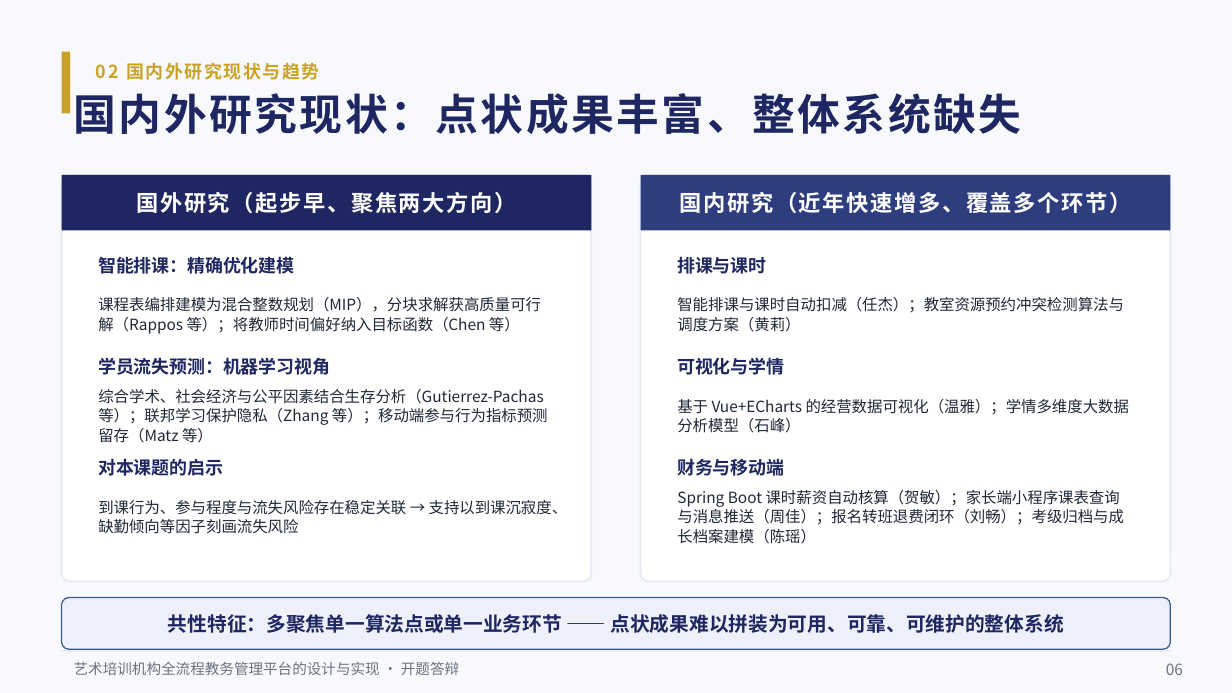
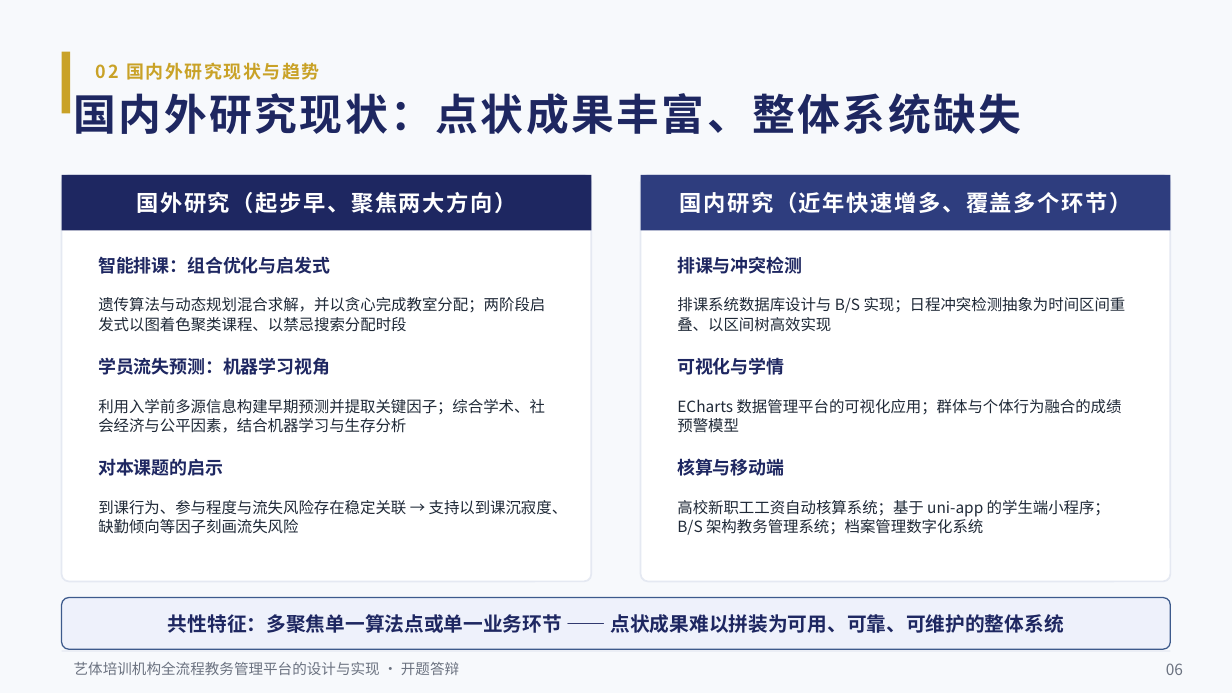
Before and after one commit to BYNekoNay/educational-administration, a slide deck: slide 6 of docs/defence/艺培通开题答辩.pptx. Drawn at 1232x693 pixels with LibreOffice and Linux fonts; fonts in the diff are those of the drawing. Boxes give left, top, right and bottom in pixels: in the first picture for what was removed or moved away, otherwise in the second. Text is boxed around its words. In the diff, an @@ line names an element or a change of style, - is before the commit and + after.

Commit message:
docs: 毕设文档更新——开题报告按新任务书（艺体）重写、新增文献综述与文献库、答辩材料同步

```diff
--- a/docs/defence/艺培通开题答辩.pptx
+++ b/docs/defence/艺培通开题答辩.pptx
@@ text at (98, 256, 330, 274): text changed @@
-智能排课：精确优化建模
+智能排课：组合优化与启发式
@@ text at (677, 256, 802, 274): text changed @@
-排课与课时
+排课与冲突检测
@@ text at (98, 297, 545, 332): text changed @@
-课程表编排建模为混合整数规划（MIP），分块求解获高质量可行解（Rappos 等）；将教师时间偏好纳入目标函数（Chen 等）
+遗传算法与动态规划混合求解，并以贪心完成教室分配；两阶段启发式以图着色聚类课程、以禁忌搜索分配时段
@@ text at (677, 297, 1126, 332): text changed @@
-智能排课与课时自动扣减（任杰）；教室资源预约冲突检测算法与调度方案（黄莉）
+排课系统数据库设计与 B/S 实现；日程冲突检测抽象为时间区间重叠、以区间树高效实现
@@ text at (98, 399, 545, 433): text changed @@
-综合学术、社会经济与公平因素结合生存分析（Gutierrez-Pachas 等）；联邦学习保护隐私（Zhang 等）；移动端参与行为指标预测留存（Matz 等）
+利用入学前多源信息构建早期预测并提取关键因子；综合学术、社会经济与公平因素，结合机器学习与生存分析
@@ text at (677, 399, 1122, 432): text changed @@
-基于 Vue+ECharts 的经营数据可视化（温雅）；学情多维度大数据分析模型（石峰）
+ECharts 数据管理平台的可视化应用；群体与个体行为融合的成绩预警模型
@@ text at (677, 458, 784, 476): text changed @@
-财务与移动端
+核算与移动端
@@ text at (677, 500, 1110, 535): text changed @@
-Spring Boot 课时薪资自动核算（贺敏）；家长端小程序课表查询与消息推送（周佳）；报名转班退费闭环（刘畅）；考级归档与成长档案建模（陈瑶）
+高校新职工工资自动核算系统；基于 uni-app 的学生端小程序；B/S 架构教务管理系统；档案管理数字化系统
@@ text at (74, 662, 459, 675): text changed @@
-艺术培训机构全流程教务管理平台的设计与实现 · 开题答辩
+艺体培训机构全流程教务管理平台的设计与实现 · 开题答辩
```
Also in this commit, not shown: 16 other slides changed, 1 slide added, 46 other files.
